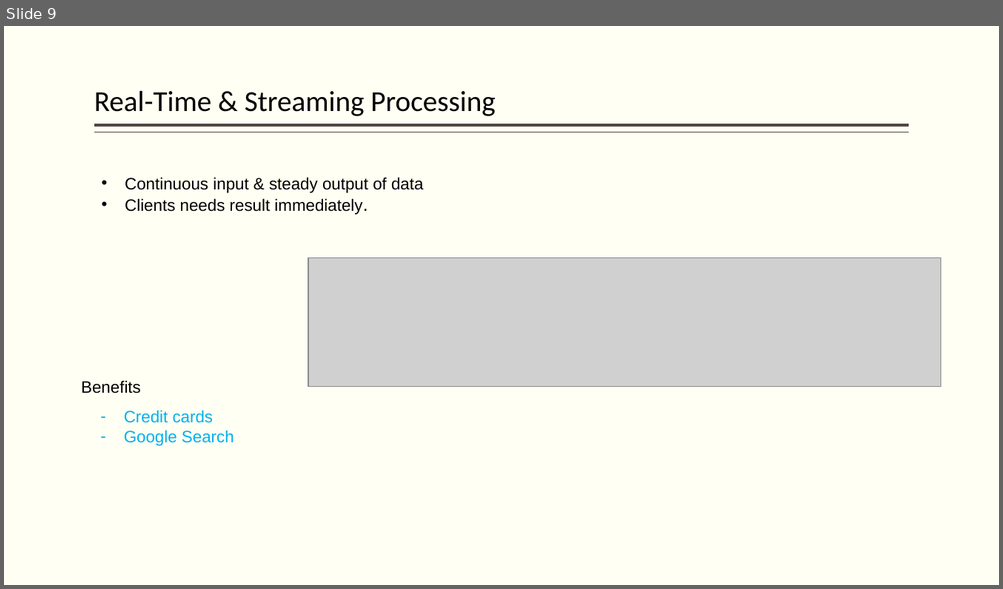
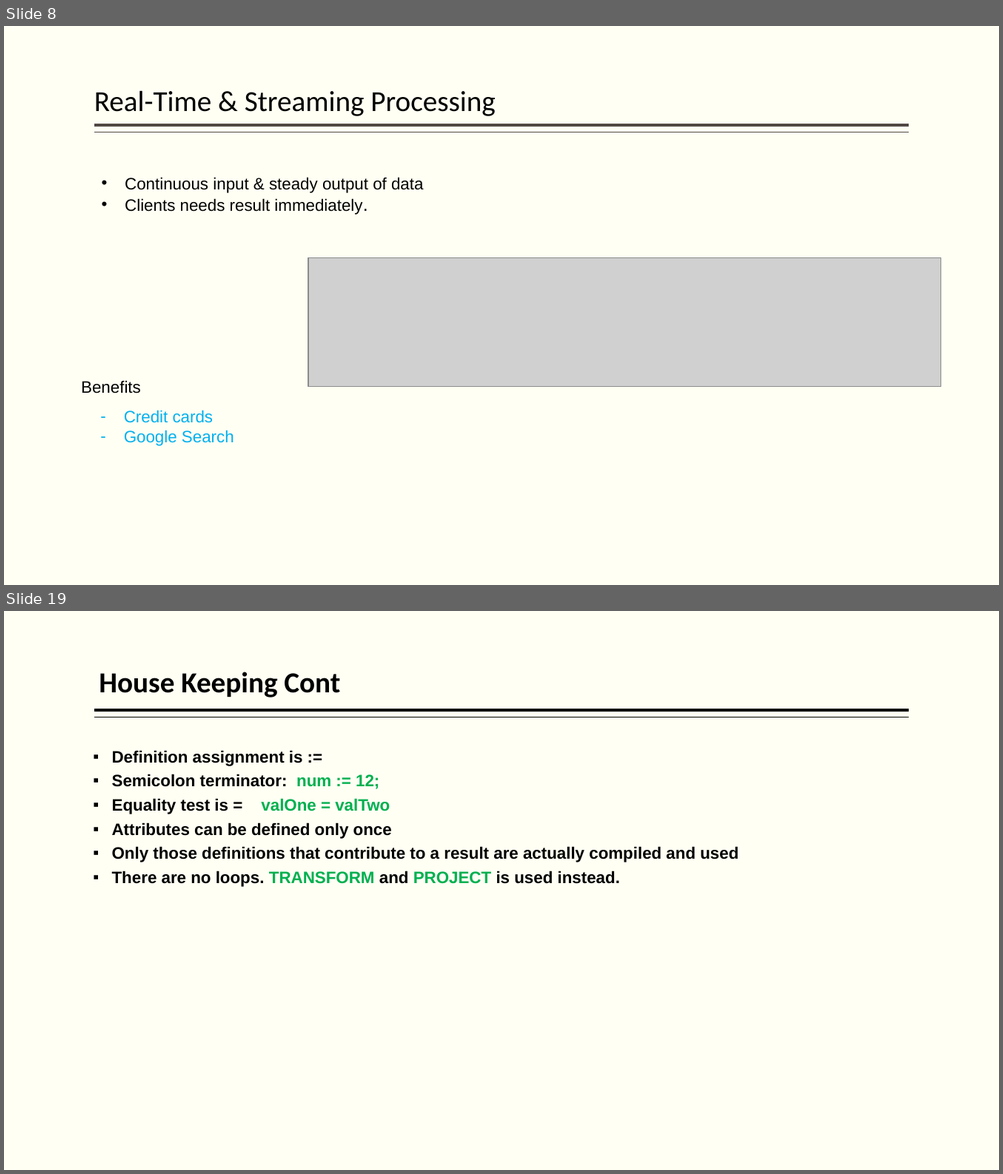
Before and after one commit to hpccsystems-solutions-lab/NCF-2021, a slide deck: BigData-ECL-NCF2021.pptx. Shown one above the other, each under a label of ours: slide 9 before the commit, slides 8 and 19 after it; the slides between them are not shown. The pictures are 1003x589 and 1003x1174 pixels, drawn with LibreOffice and Linux fonts; fonts in the diff are those of the drawing; grey boxes stand for pictures. Boxes give left, top, right and bottom in pixels: in the first picture for what was removed or moved away, otherwise in the second. Text is boxed around its words. In the diff, an @@ line names an element or a change of style, - is before the commit and + after.

```diff
--- a/BigData-ECL-NCF2021.pptx
+++ b/BigData-ECL-NCF2021.pptx
@@ slide 19 added at (4,611,999,1170), background #FFFFF3 @@
@@ title added at (99,672,340,698), 28 pt, text #000000, bold @@
+House Keeping Cont
@@ line added from (909, 710) to (94, 710), #000000 3 pt @@
@@ line added from (909, 718) to (94, 718), #000000 1 pt @@
@@ text added at (112,750,738,887), 16 pt, text #000000, bold @@
+  ▪ Definition assignment is :=
+  ▪ Semicolon terminator: num := 12;
+  ▪ Equality test is = valOne = valTwo
+  ▪ Attributes can be defined only once
+  ▪ Only those definitions that contribute to a result are actually compiled and used
+  ▪ There are no loops. TRANSFORM and PROJECT is used instead.
@@ what was slide 9 is now slide 8 @@
```
Also in this commit, not shown: 4 slides changed, 63 other slides added, 4 slides removed, 9 other files.
